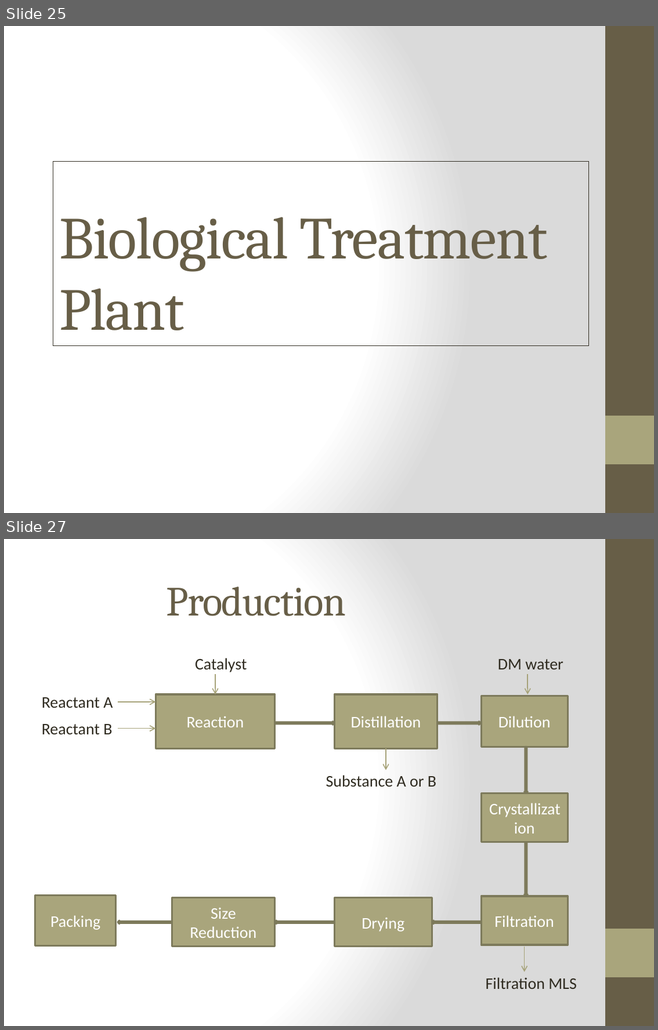
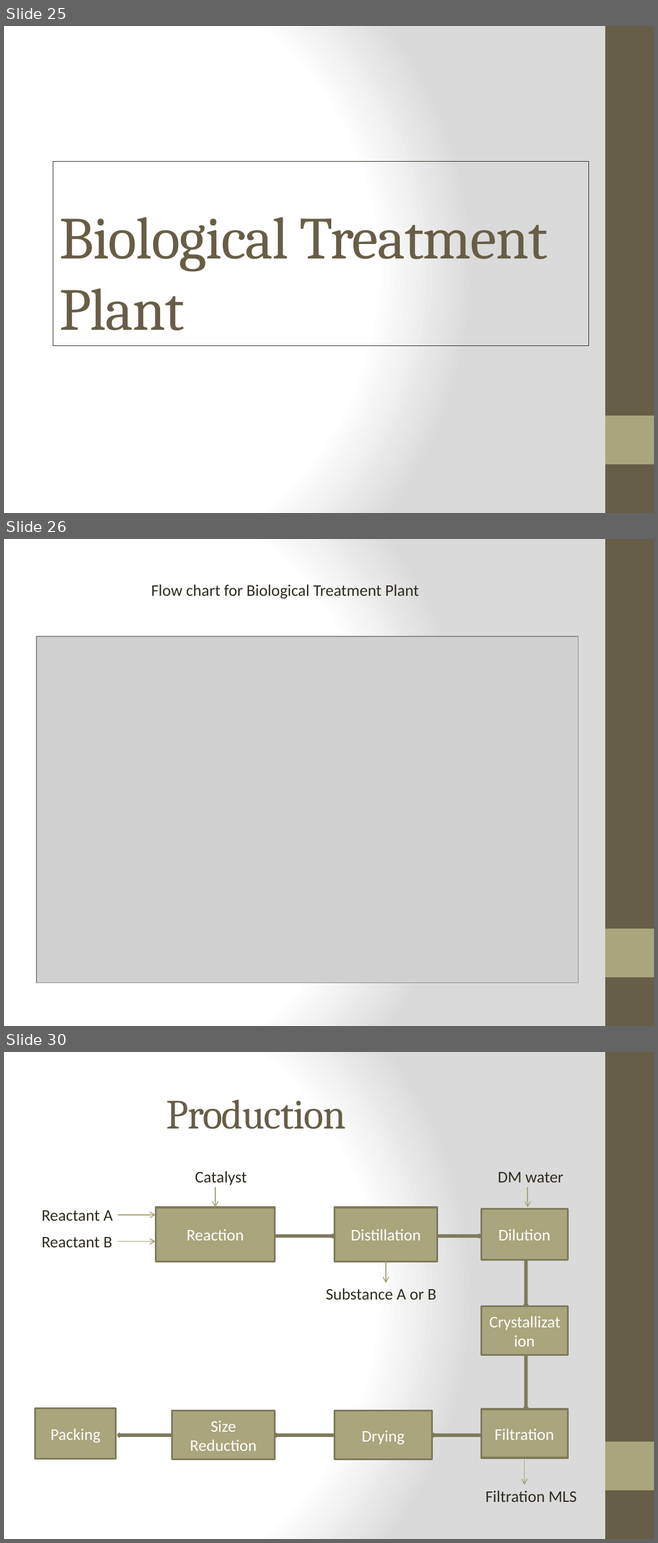
Before and after one commit to sivaiahnaidu/datasciencecoursera, a slide deck: internship ppt.pptx. Shown one above the other, each under a label of ours: slides 25 and 27 before the commit, slides 25, 26 and 30 after it; the slides between them are not shown. The pictures are 658x1030 and 658x1543 pixels, drawn with LibreOffice and Linux fonts; fonts in the diff are those of the drawing; grey boxes stand for pictures. Boxes give left, top, right and bottom in pixels: in the first picture for what was removed or moved away, otherwise in the second. Text is boxed around its words. In the diff, an @@ line names an element or a change of style, - is before the commit and + after.

```diff
--- a/internship ppt.pptx
+++ b/internship ppt.pptx
@@ slide 26 added at bbox=[4, 539, 654, 1026], background gradient #FFFFFF to #DADADA; not listed: 2 template elements that a slide beside it also shows @@
@@ text added at bbox=[151, 584, 419, 599], 18 pt, text #2F2B20 @@
+Flow chart for Biological Treatment Plant
@@ picture added at bbox=[36, 636, 578, 983] @@
@@ what was slide 27 is now slide 30 @@
```
Also in this commit, not shown: 4 slides changed, 11 other slides added, 3 slides removed, 2 other files.
